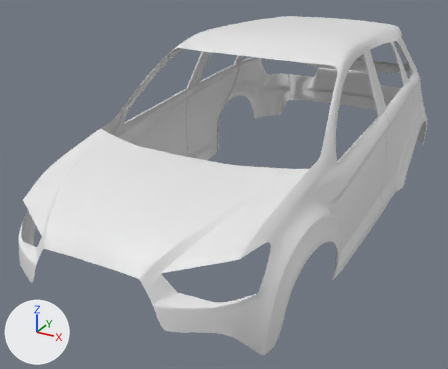
The Blender file Mitsubishi_ASX.blend: old version first, new version second.
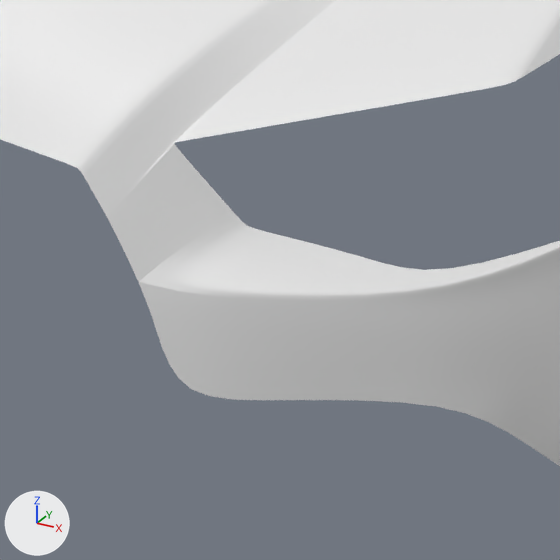
The first picture shows the older version from a camera (50 mm lens) standing at (2.14, -4.57, 1.89) and looking at (-0.19, -0.34, -0.22). The close-ups show both versions on the part from 27% to 56% of the width and 65% to 100% of the height of that picture; other places that the commit changed are outside them. Lighting does not change. The marker at lower left points along +X, +Y and +Z.
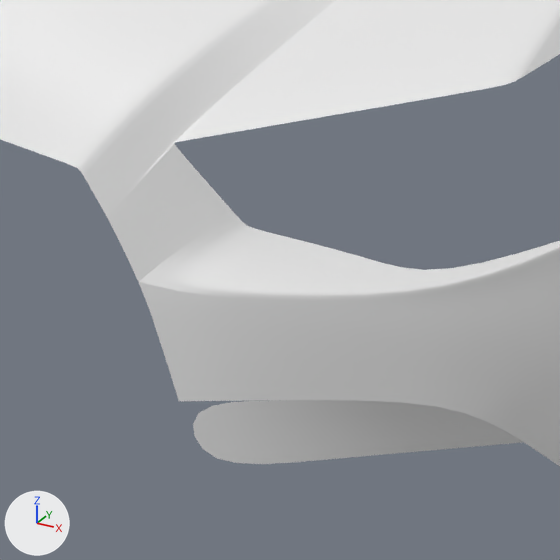
Boxes [x1, y1, x2, y2] around the edits, measured in the close-ups (560 x 560 px):
'Front Bumper', added
    after: [193, 400, 522, 464]

The change, as a list of edits to the scene's bpy script:
```text
Add me_plane_003:
    me_plane_003.from_pydata([(0.589, -0.721, -0.237), (0.787, -0.61, -0.237), (0.482, -0.782, -0.237), (0.941, -0.424, -0.466), (0.917, -0.432, -0.466), (0.846, -0.525, -0.339), (0.959, -0.343, -0.467), (0.959, -0.294, -0.467), (0.942, -0.419, -0.466), (0.942, -0.422, -0.466), (0.63, -0.685, -0.339), (0.509, -0.779, -0.34)], [(3, 4), (4, 5), (6, 8), (7, 6), (8, 9), (9, 3)], [(0, 1, 5, 10), (2, 0, 10, 11)])
    me_plane_003.polygons.foreach_set('use_smooth', [True] * 2)
Add ob_front_bumper:
    ob_front_bumper = bpy.data.objects.new('Front Bumper', me_plane_003)
    ob_front_bumper.location = (0.0, -1.483, 0.0)
    _m = ob_front_bumper.modifiers.new('Mirror', 'MIRROR')
    _m.use_clip = True
    _m = ob_front_bumper.modifiers.new('Bevel', 'BEVEL')
    _m.limit_method = 'WEIGHT'
    _m = ob_front_bumper.modifiers.new('Subdivision', 'SUBSURF')
    _m.levels = 3
```
